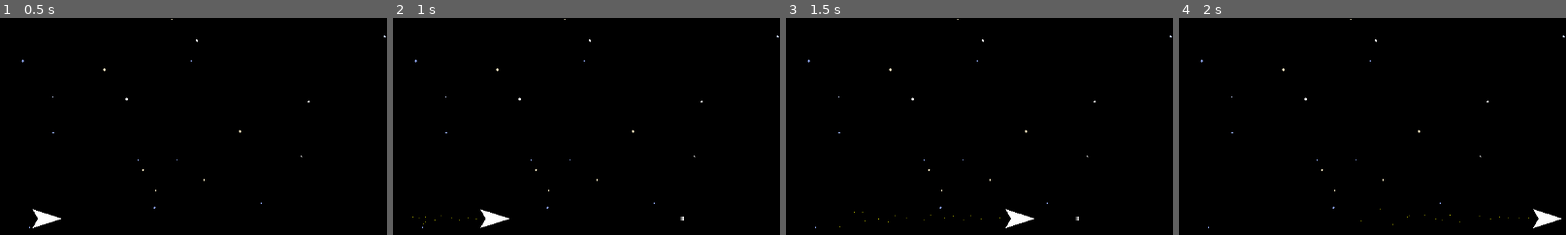
Above: before the commit, frames 1-4 (left to right).
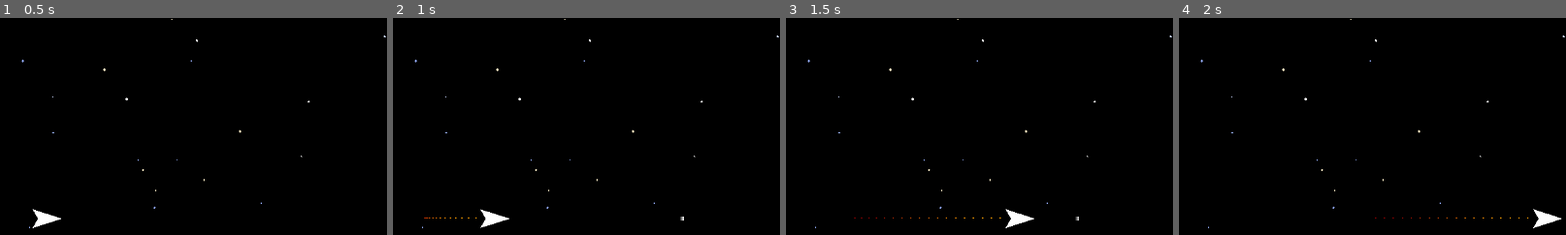
Above: after the commit, the same moments.

Repository: rybond/SpaceCombatPrototype
Game: Godot game, scene res://scenes/arena.tscn
Two runs of this game, one before a commit and one after it. Both use one fixed random seed, a clock stepped at 60 frames per second and the inputs below.
Inputs:
- Up to frame 1 (0.5 s): no input
- Up to frame 2 (1 s): hold Up (ui_up) from 0.53 s (still down); tap Space (fire) at 0.6 s
- Up to frame 3 (1.5 s): keep holding Up (ui_up); tap Space (fire) at 1.35 s
- Up to frame 4 (2 s): keep holding Up (ui_up)
The pictures show only the part of the screen within x 20-70%, y 16-65%; the shares and areas given below are measured in that part.

Frame 1 is identical in both runs. In frame 2, less than 0.1% of the frame differs, in the area x 5-22%, y 91-96%; in frame 3, less than 0.1%; in frame 4, less than 0.1%, in the area x 46-91%, y 87-96%.

Commit message:
added thurster exhaust color ramp

Diff:
--- a/scenes/ships/ship.tscn
+++ b/scenes/ships/ship.tscn
@@ -7,12 +7,23 @@
 [sub_resource type="CircleShape2D" id="CircleShape2D_13rxs"]
 radius = 20.0
 
+[sub_resource type="Gradient" id="Gradient_x5jko"]
+offsets = PackedFloat32Array(0.199063, 0.854801)
+colors = PackedColorArray(1, 0.627451, 0, 1, 0.552941, 0, 0.0470588, 1)
+
+[sub_resource type="GradientTexture1D" id="GradientTexture1D_v3u3o"]
+gradient = SubResource("Gradient_x5jko")
+width = 16
+
 [sub_resource type="ParticleProcessMaterial" id="ParticleProcessMaterial_p74fi"]
 particle_flag_disable_z = true
-initial_velocity_min = 10.0
-initial_velocity_max = 50.0
+emission_shape_offset = Vector3(1, 1, 1)
+spread = 0.0
 gravity = Vector3(0, 0, 0)
+scale_min = 2.0
+scale_max = 2.0
 color = Color(1, 1, 0, 1)
+color_ramp = SubResource("GradientTexture1D_v3u3o")
 
 [node name="Ship" type="CharacterBody2D"]
 script = ExtResource("1_uby25")
@@ -35,6 +46,6 @@
 [node name="Thruster" type="GPUParticles2D" parent="."]
 position = Vector2(-18, 0)
 rotation = 3.14159
-amount = 16
+amount = 24
 process_material = SubResource("ParticleProcessMaterial_p74fi")
 lifetime = 0.6
Not shown: 1 places in scenes/ships/ship.tscn that only renumber resources
